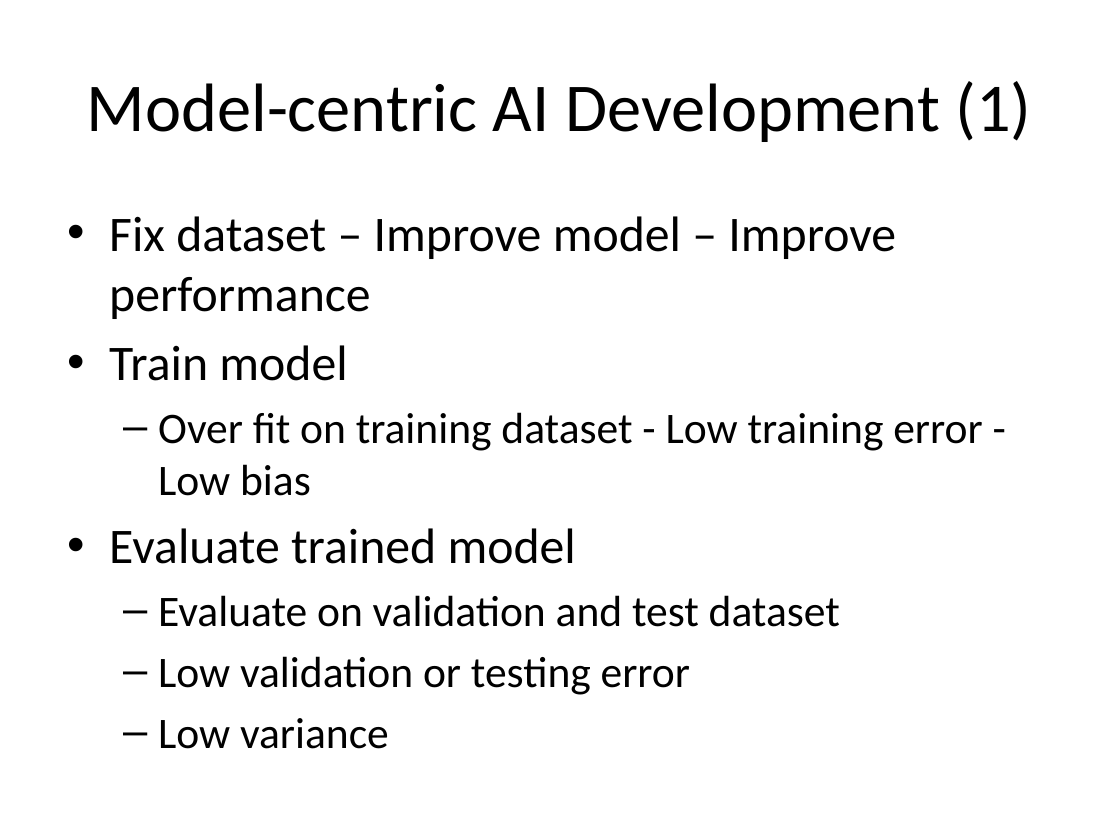
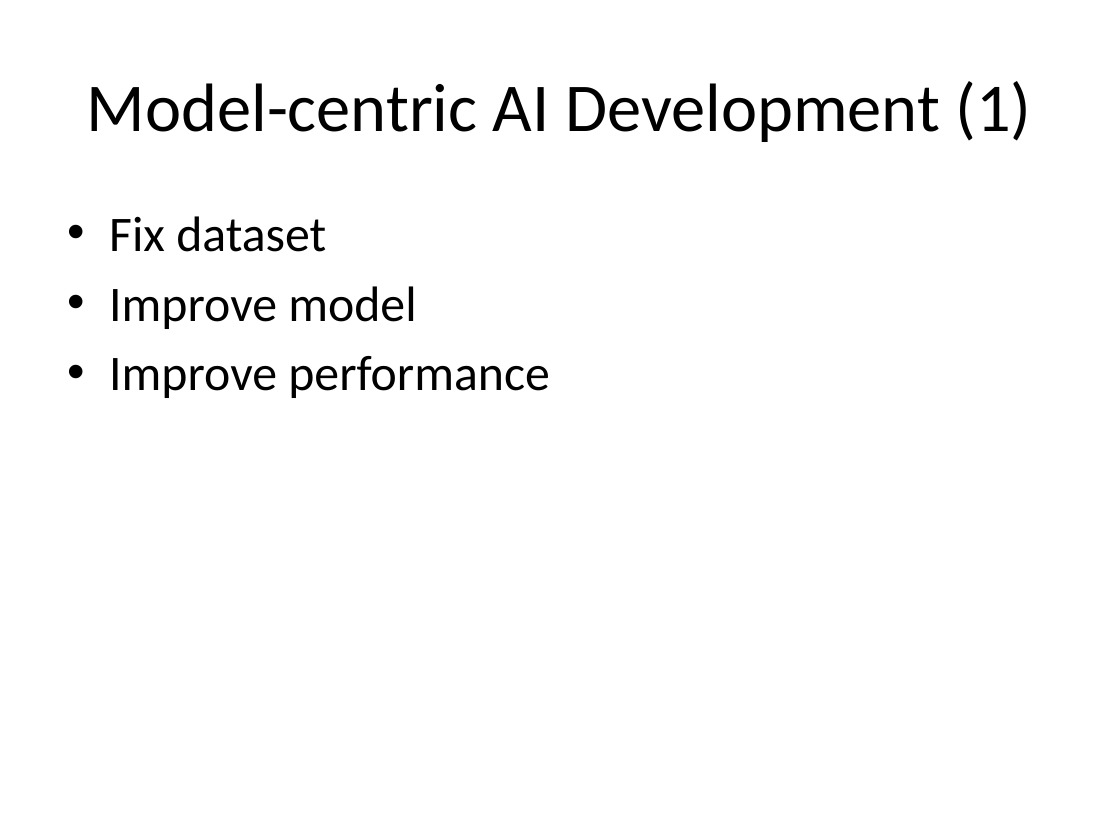
Before and after one commit to look4pritam/ArtificialIntelligence, a slide deck: slide 20 of MLLifeCycle/MachineLearningProjectLifecycle.pptx (slide 21 before the commit). Drawn at 1120x840 pixels with LibreOffice and Linux fonts; fonts in the diff are those of the drawing. Boxes give left, top, right and bottom in pixels: in the first picture for what was removed or moved away, otherwise in the second. Text is boxed around its words. In the diff, an @@ line names an element or a change of style, - is before the commit and + after.

```diff
--- a/MLLifeCycle/MachineLearningProjectLifecycle.pptx
+++ b/MLLifeCycle/MachineLearningProjectLifecycle.pptx
@@ text at [109,216,549,398]: text changed; size 28 to 32 pt @@
-• Fix dataset – Improve model – Improve performance
-• Train model
-  – Over fit on training dataset - Low training error - Low bias
-• Evaluate trained model
-  – Evaluate on validation and test dataset
-  – Low validation or testing error
-  – Low variance
+• Fix dataset
+• Improve model
+• Improve performance
```
Also in this commit, not shown: 8 other slides changed, 7 slides added, 1 slide removed.
